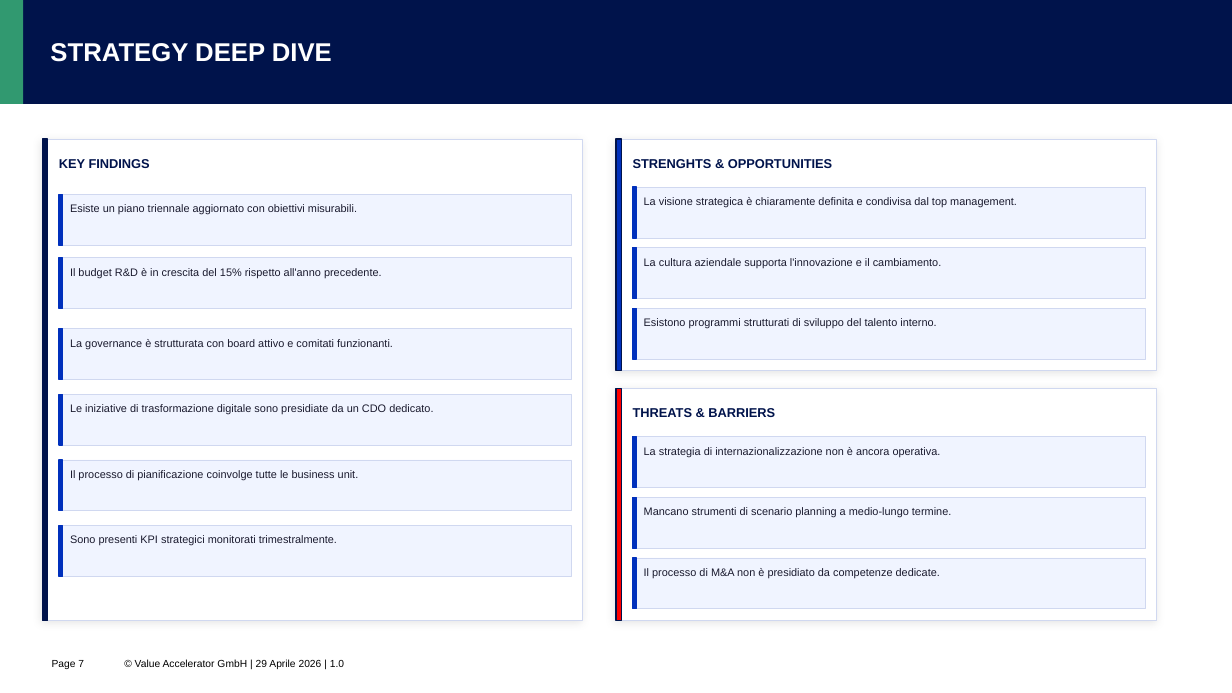
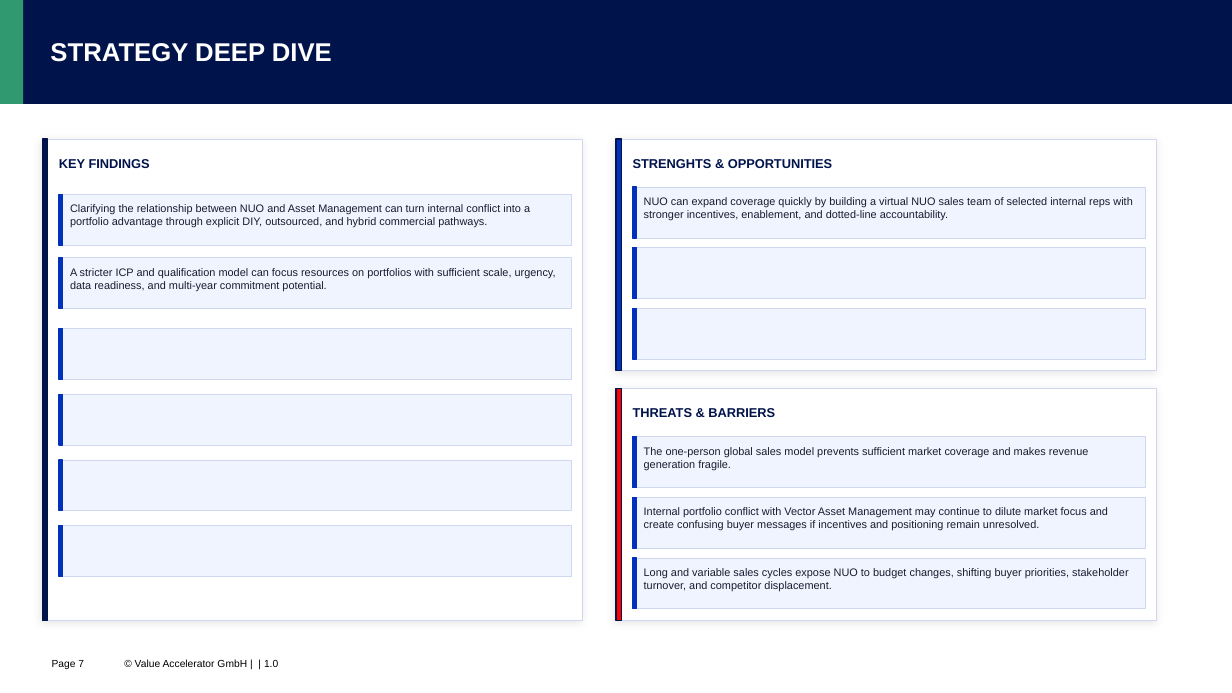
Before and after one commit to riolaf05/pptx-python-connector, a slide deck: slide 7 of report_compilato.pptx. Drawn at 1232x693 pixels with LibreOffice and Linux fonts; fonts in the diff are those of the drawing; background and template pictures are left out. Boxes give left, top, right and bottom in pixels: in the first picture for what was removed or moved away, otherwise in the second. Text is boxed around its words. In the diff, an @@ line names an element or a change of style, - is before the commit and + after.

```diff
--- a/report_compilato.pptx
+++ b/report_compilato.pptx
@@ text at (70, 204, 530, 228): text changed @@
-Esiste un piano triennale aggiornato con obiettivi misurabili.
+Clarifying the relationship between NUO and Asset Management can turn internal conflict into a portfolio advantage through explicit DIY, outsourced, and hybrid commercial pathways.
@@ text at (644, 197, 1132, 221): text changed @@
-La visione strategica è chiaramente definita e condivisa dal top management.
+NUO can expand coverage quickly by building a virtual NUO sales team of selected internal reps with stronger incentives, enablement, and dotted-line accountability.
@@ text at (70, 268, 556, 291): text changed @@
-Il budget R&D è in crescita del 15% rispetto all'anno precedente.
+A stricter ICP and qualification model can focus resources on portfolios with sufficient scale, urgency, data readiness, and multi-year commitment potential.
@@ text removed at (644, 258, 942, 268) @@
-La cultura aziendale supporta l'innovazione e il cambiamento.
@@ text removed at (644, 318, 936, 329) @@
-Esistono programmi strutturati di sviluppo del talento interno.
@@ text removed at (70, 339, 393, 349) @@
-La governance è strutturata con board attivo e comitati funzionanti.
@@ text removed at (70, 404, 433, 415) @@
-Le iniziative di trasformazione digitale sono presidiate da un CDO dedicato.
@@ text at (644, 447, 1088, 470): text changed @@
-La strategia di internazionalizzazione non è ancora operativa.
+The one-person global sales model prevents sufficient market coverage and makes revenue generation fragile.
@@ text removed at (70, 470, 359, 480) @@
-Il processo di pianificazione coinvolge tutte le business unit.
@@ text at (644, 507, 1108, 531): text changed @@
-Mancano strumenti di scenario planning a medio-lungo termine.
+Internal portfolio conflict with Vector Asset Management may continue to dilute market focus and create confusing buyer messages if incentives and positioning remain unresolved.
@@ text removed at (70, 535, 337, 546) @@
-Sono presenti KPI strategici monitorati trimestralmente.
@@ text at (644, 568, 1128, 591): text changed @@
-Il processo di M&A non è presidiato da competenze dedicate.
+Long and variable sales cycles expose NUO to budget changes, shifting buyer priorities, stakeholder turnover, and competitor displacement.
@@ text at (135, 659, 278, 667): text changed @@
-© Value Accelerator GmbH | 29 Aprile 2026 | 1.0
+© Value Accelerator GmbH | | 1.0
```
Also in this commit, not shown: 12 other slides changed, 4 other files.
